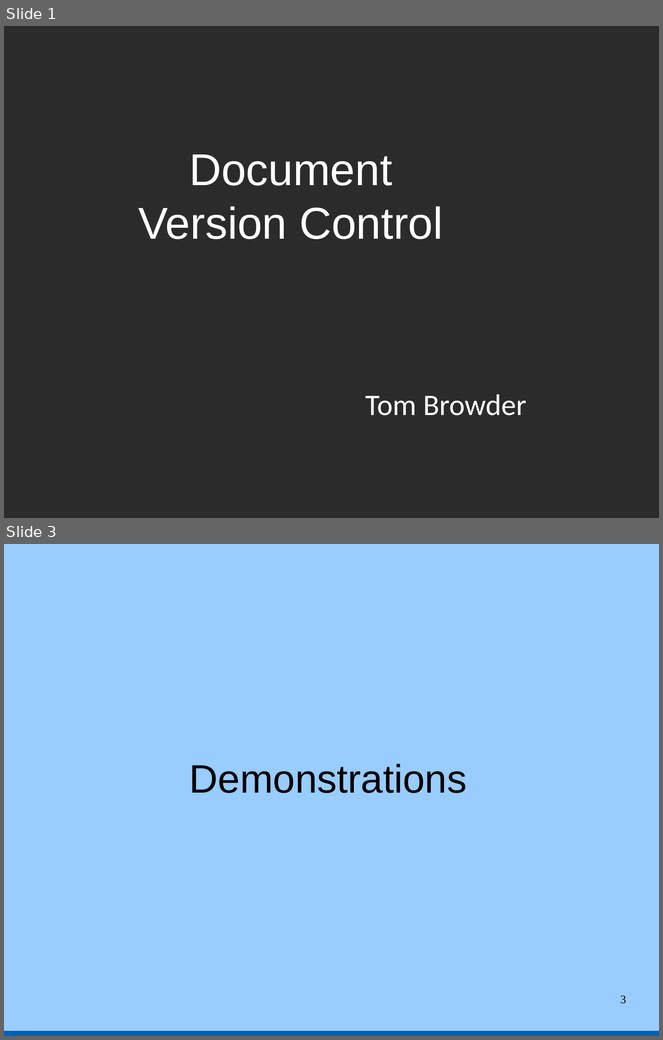
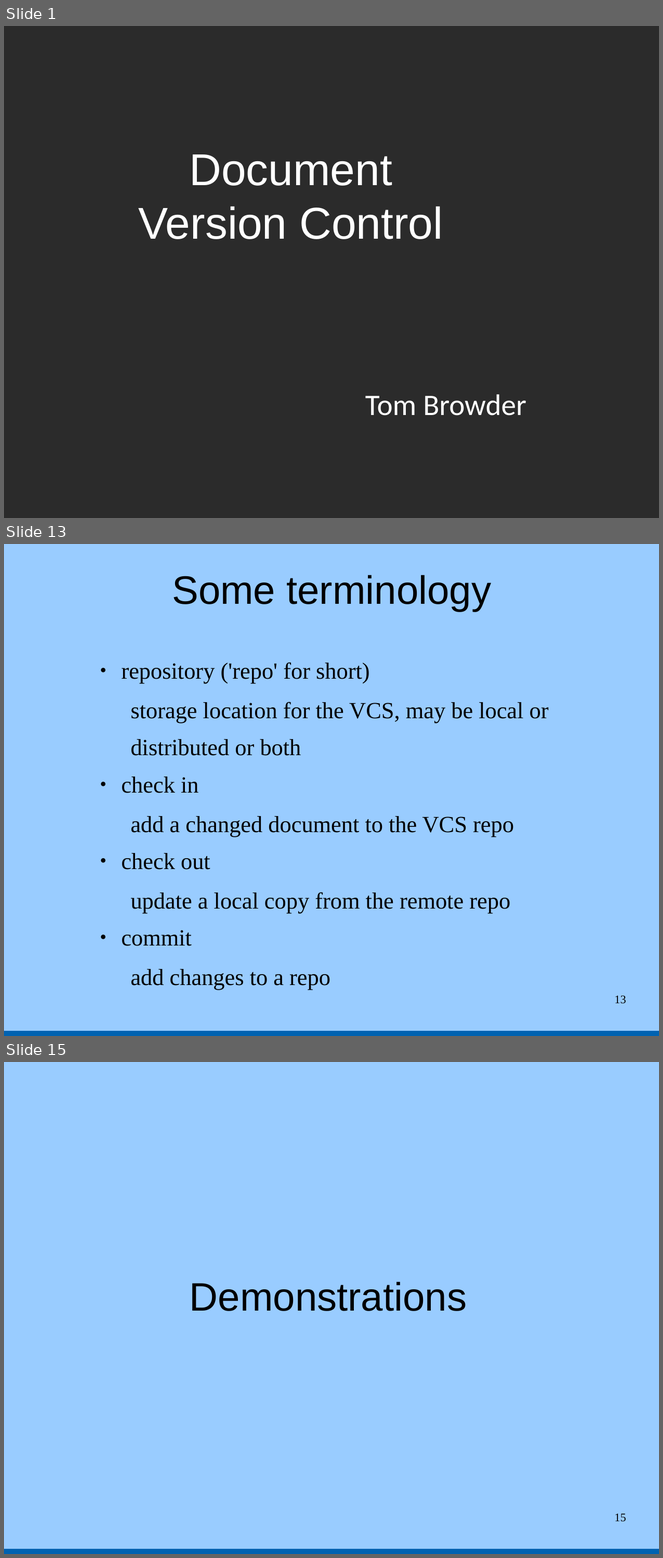
Before and after one commit to tbrowder/nwflug, a slide deck: NWFLUG/mtg-2015-07-06/version-control.odp. Shown one above the other, each under a label of ours: slides 1 and 3 before the commit, slides 1, 13 and 15 after it; the slides between them are not shown. The pictures are 663x1040 and 663x1558 pixels, drawn with LibreOffice and Linux fonts; fonts in the diff are those of the drawing; background and template pictures are left out; a plain dark background stands for a picture behind light text. Boxes give left, top, right and bottom in pixels: in the first picture for what was removed or moved away, otherwise in the second. Text is boxed around its words. In the diff, an @@ line names an element or a change of style, - is before the commit and + after.

```diff
--- a/NWFLUG/mtg-2015-07-06/version-control.odp
+++ b/NWFLUG/mtg-2015-07-06/version-control.odp
@@ slide 13 added at (4, 544, 659, 1036), background #99CCFF; not listed: 1 template element that a slide beside it also shows @@
@@ title added at (172, 575, 491, 612), 48 pt, text #000000 @@
+Some terminology
@@ text added at (122, 662, 549, 990), 28 pt, text #000000 @@
+● repository ('repo' for short)
+  storage location for the VCS, may be local or
+  distributed or both
+● check in
+  add a changed document to the VCS repo
+● check out
+  update a local copy from the remote repo
+● commit
+  add changes to a repo
@@ page number added at (614, 995, 626, 1004), 14 pt, text #000000 @@
+13
@@ what was slide 3 is now slide 15 @@
@@ page number at (614, 1513, 626, 1522): text changed @@
-3
+15
```
Also in this commit, not shown: 1 slide changed, 12 other slides added.
